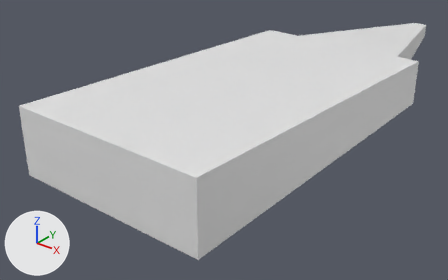
What one commit did to the Blender file Blender models/room.blend.
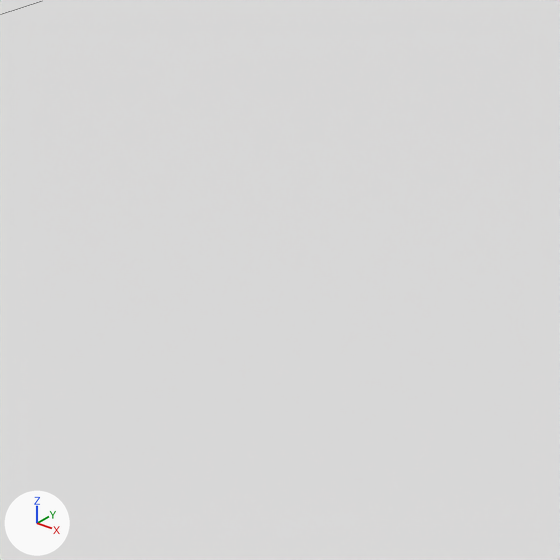
The first picture shows the older version from a camera (50 mm lens) standing at (41.2, -55.5, 32.7) and looking at (-6.7, 4.4, -4.4). The close-ups show both versions on the part from 50% to 60% of the width and 20% to 37% of the height of that picture; other places that the commit changed are outside them. Arrows for +X, +Y and +Z are at lower left; the lights stay in place. The close-ups show mesh edges as thin lines.

The scene before the commit, as lines of its bpy script (objects in view):
```python
me_cube_001 = bpy.data.meshes.new('Cube.001')
me_cube_001.from_pydata(...)  # 92 vertices, 90 faces; spans x -12.1..12.1, y -22.6..53.0, z -0.1..8.1
ob_room = bpy.data.objects.new('Room', me_cube_001)
ob_room.location = (0.0, 0.0, 0.0)
```
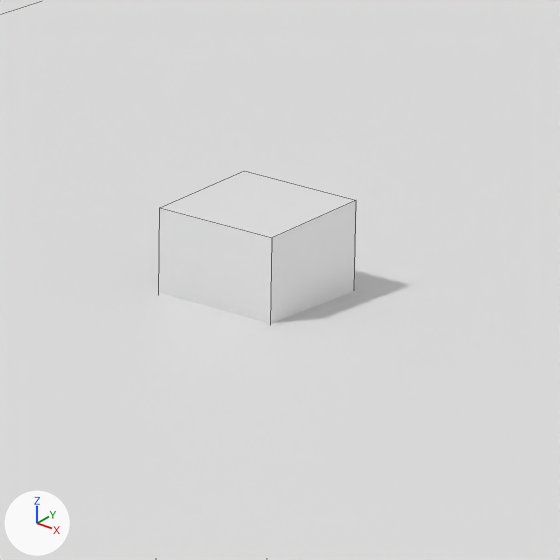
The edits, one by one:
Mesh me_cube_007 is new.
It has 32 vertices, 30 faces and spans x -1.0..1.0, y -1.0..1.0, z 0.0..8.0.
Object 'Pillar' (ob_pillar) is new; it shows me_cube_007.
Its location is (0.0, 0.0, 0.0).

Pixel boxes (x1, y1, x2, y2) of what changed, in the close-ups (560 x 560 px):
'Pillar', added: after (159, 171, 356, 324)
